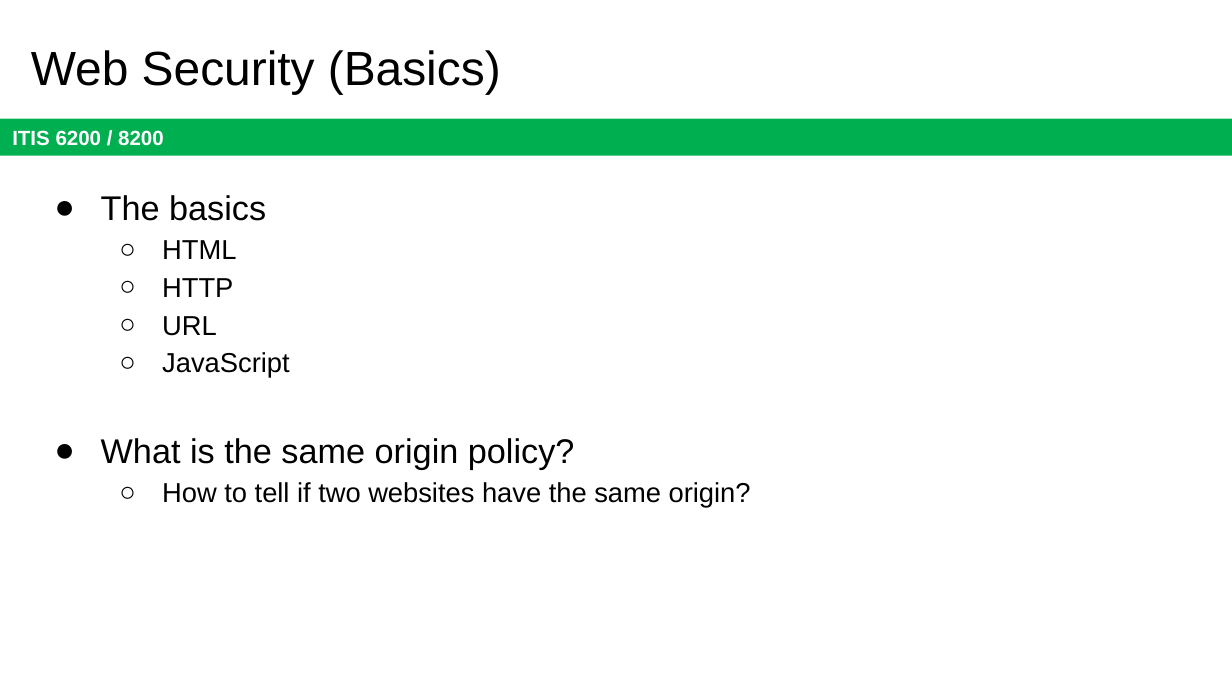
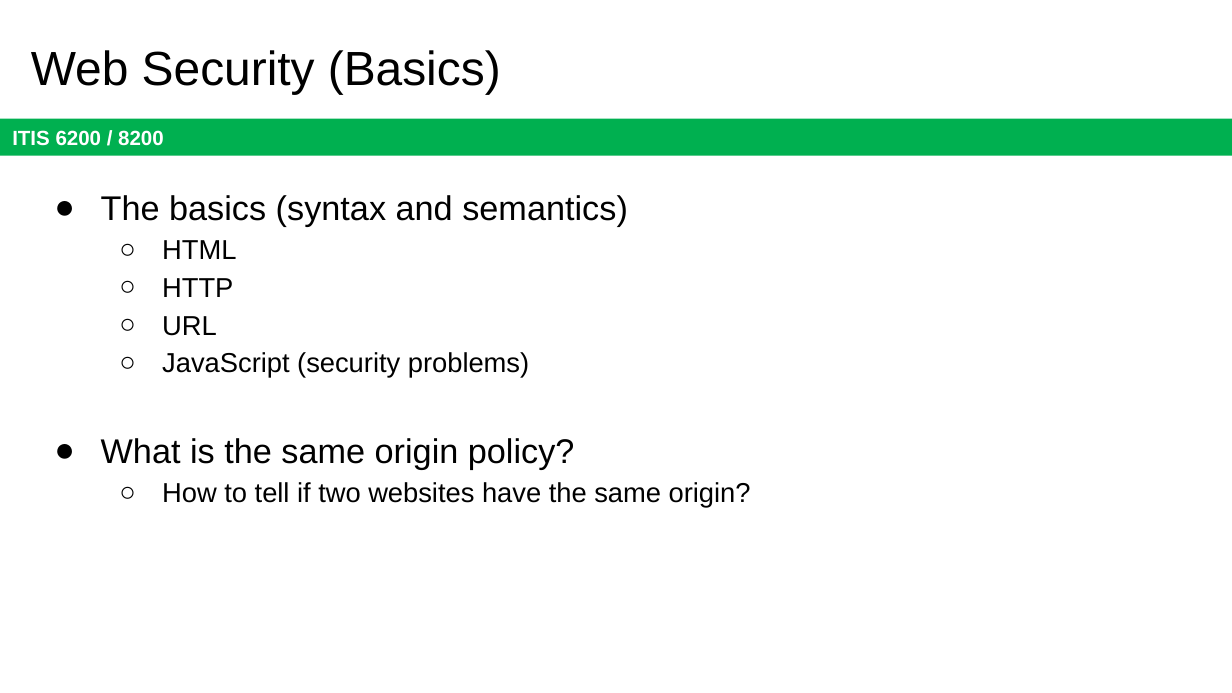
Before and after one commit to jx5c/github.io, a slide deck: slide 16 of teaching/ITIS6200/2023fa/lectures/final.review.pptx. Drawn at 1232x693 pixels with LibreOffice and Linux fonts; fonts in the diff are those of the drawing. Boxes give left, top, right and bottom in pixels: in the first picture for what was removed or moved away, otherwise in the second. Text is boxed around its words. In the diff, an @@ line names an element or a change of style, - is before the commit and + after.

```diff
--- a/teaching/ITIS6200/2023fa/lectures/final.review.pptx
+++ b/teaching/ITIS6200/2023fa/lectures/final.review.pptx
@@ text at [101, 195, 628, 227]: text changed @@
-● The basics
+● The basics (syntax and semantics)
@@ text at [162, 352, 529, 378]: text changed @@
-  ○ JavaScript
+  ○ JavaScript (security problems)
```
Also in this commit, not shown: 10 other slides changed, 1 slide added, 1 slide removed, 2 other files.
